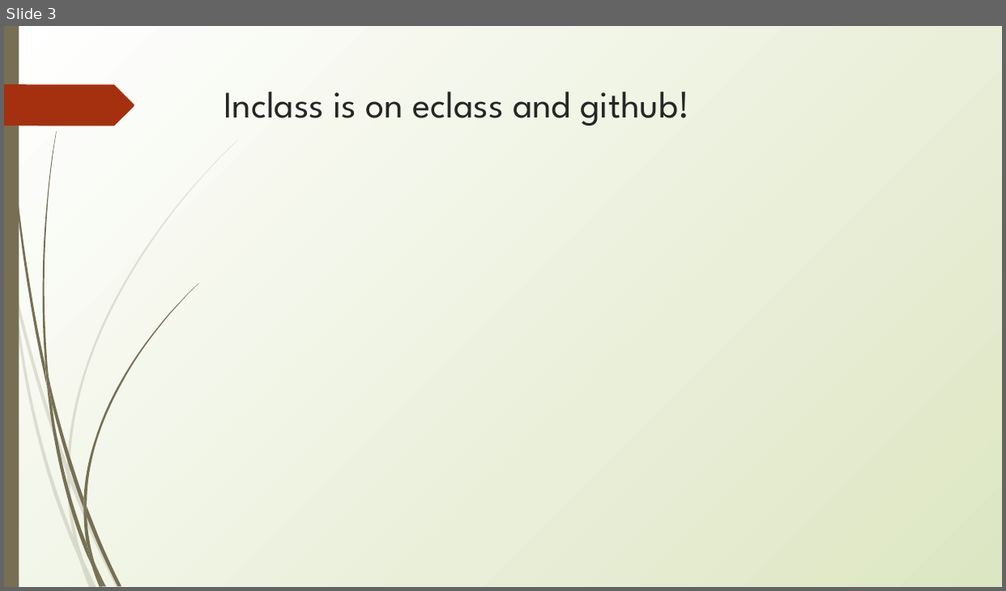
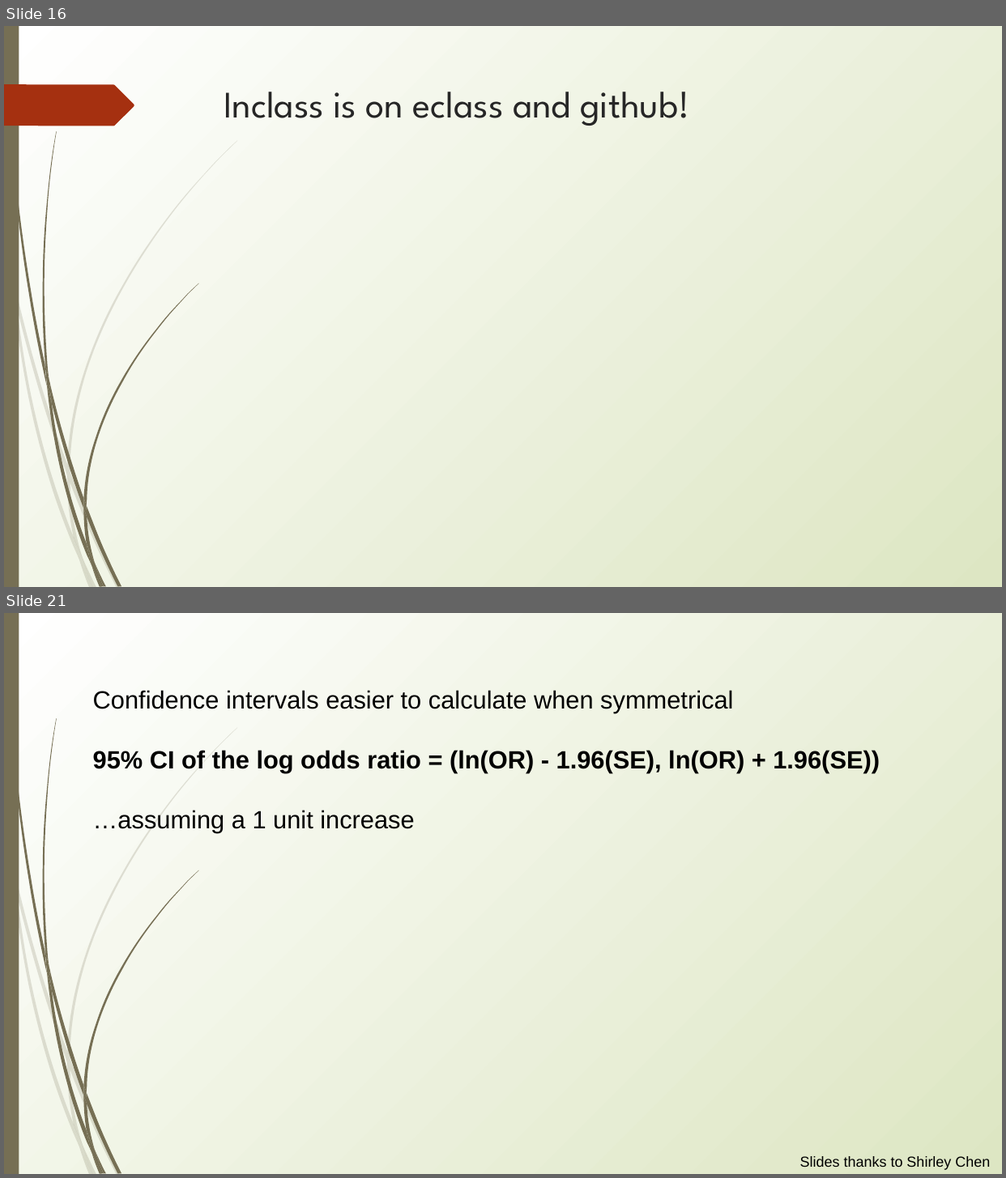
Before and after one commit to erynmcfarlane/GraduateStatsClass, a slide deck: Lecture5.pptx. Shown one above the other, each under a label of ours: slide 3 before the commit, slides 16 and 21 after it; the slides between them are not shown. The pictures are 1006x591 and 1006x1178 pixels, drawn with LibreOffice and Linux fonts; fonts in the diff are those of the drawing. Boxes give left, top, right and bottom in pixels: in the first picture for what was removed or moved away, otherwise in the second. Text is boxed around its words. In the diff, an @@ line names an element or a change of style, - is before the commit and + after.

```diff
--- a/Lecture5.pptx
+++ b/Lecture5.pptx
@@ slide 21 added at [4,613,1002,1174], background gradient #FFFFFF to #DDE6C3; not listed: 23 template elements that a slide beside it also shows @@
@@ text added at [93,690,880,833], 24 pt, text #000000 @@
+Confidence intervals easier to calculate when symmetrical
+95% CI of the log odds ratio = (ln(OR) - 1.96(SE), ln(OR) + 1.96(SE))
+…assuming a 1 unit increase
@@ text added at [800,1157,990,1170], 14 pt, text #000000 @@
+Slides thanks to Shirley Chen
@@ what was slide 3 is now slide 16 @@
```
Also in this commit, not shown: 1 slide changed, 19 other slides added.
